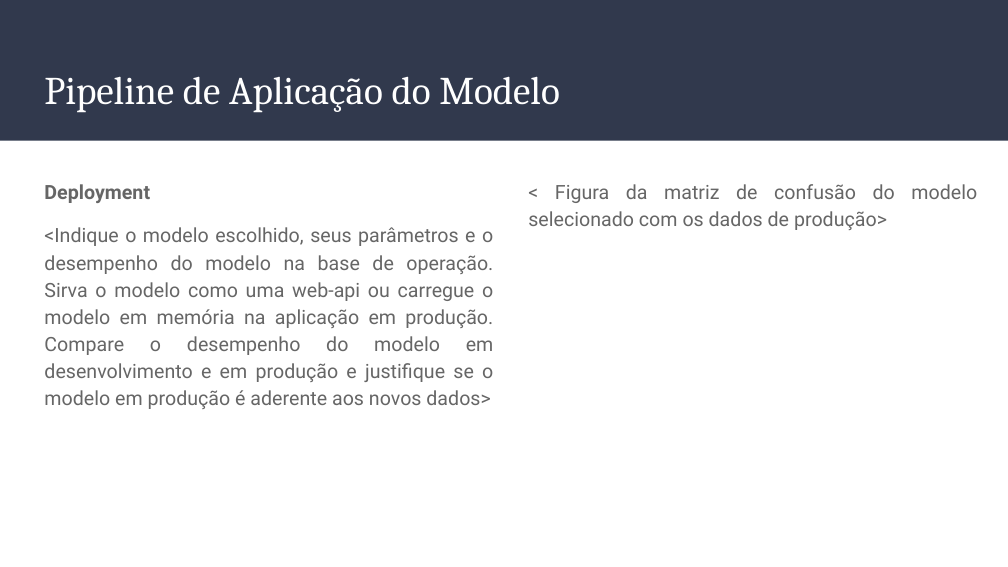
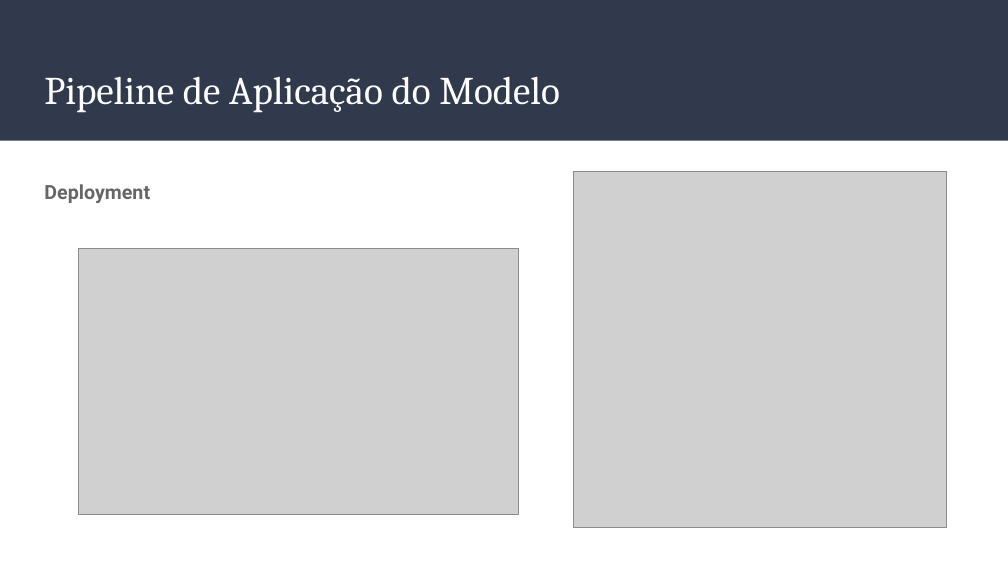
Before and after one commit to wilsonfalcao/eng-machine-learn-entrega, a slide deck: slide 20 of wilsonfalcao_Engenharia_de_Machine_Learning_pd.pptx. Drawn at 1008x567 pixels with LibreOffice and Linux fonts; fonts in the diff are those of the drawing; grey boxes stand for pictures. Boxes give left, top, right and bottom in pixels: in the first picture for what was removed or moved away, otherwise in the second. Text is boxed around its words. In the diff, an @@ line names an element or a change of style, - is before the commit and + after.

```diff
--- a/wilsonfalcao_Engenharia_de_Machine_Learning_pd.pptx
+++ b/wilsonfalcao_Engenharia_de_Machine_Learning_pd.pptx
@@ picture added at bbox=[574, 171, 947, 527] @@
@@ text removed at bbox=[528, 184, 977, 230] @@
-< Figura da matriz de confusão do modelo selecionado com os dados de produção>
@@ text at bbox=[44, 227, 494, 409]: paragraph removed @@
-<Indique o modelo escolhido, seus parâmetros e o desempenho do modelo na base de operação. Sirva o modelo como uma web-api ou carregue o modelo em memória na aplicação em produção. Compare o desempenho do modelo em desenvolvimento e em produção e justifique se o modelo em produção é aderente aos novos dados>
@@ picture added at bbox=[78, 249, 518, 515] @@
```
Also in this commit, not shown: 2 other slides changed, 9 other files.
